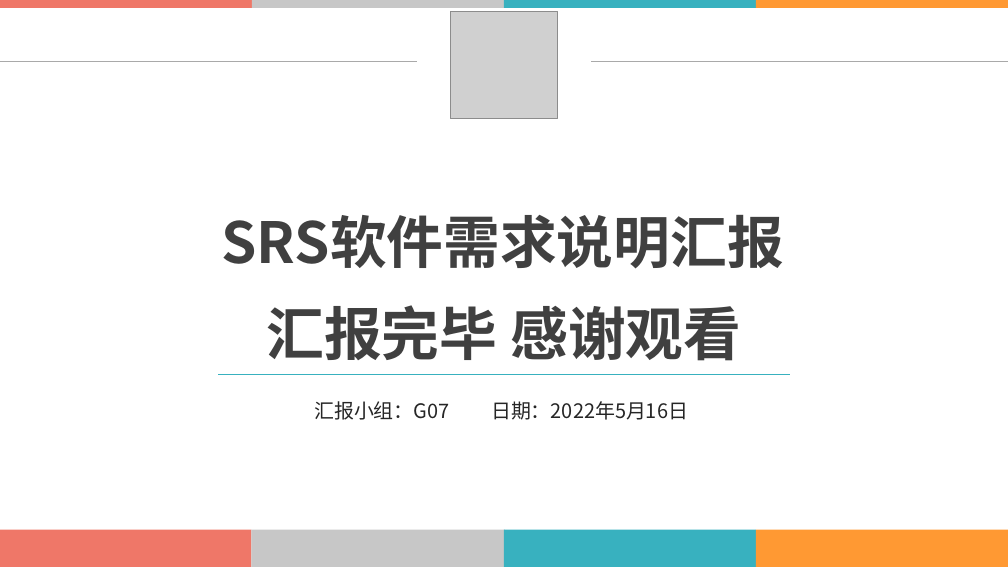
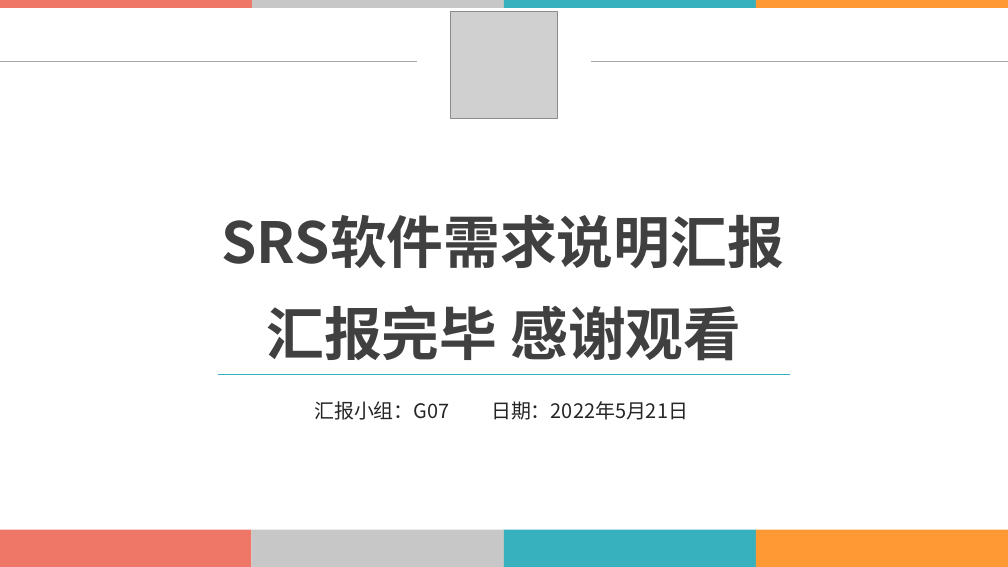
Before and after one commit to on6nx/requirement, a slide deck: slide 38 of 3.requirement/SRS软件需求说明汇报.pptx (slide 34 before the commit). Drawn at 1008x567 pixels with LibreOffice and Linux fonts; fonts in the diff are those of the drawing; grey boxes stand for pictures. Boxes give left, top, right and bottom in pixels: in the first picture for what was removed or moved away, otherwise in the second. Text is boxed around its words. In the diff, an @@ line names an element or a change of style, - is before the commit and + after.

```diff
--- a/3.requirement/SRS软件需求说明汇报.pptx
+++ b/3.requirement/SRS软件需求说明汇报.pptx
@@ text at bbox=[491, 401, 688, 420]: text changed @@
-日期：2022年5月16日
+日期：2022年5月21日
```
Also in this commit, not shown: 19 other slides changed, 4 slides added, 12 other files.
